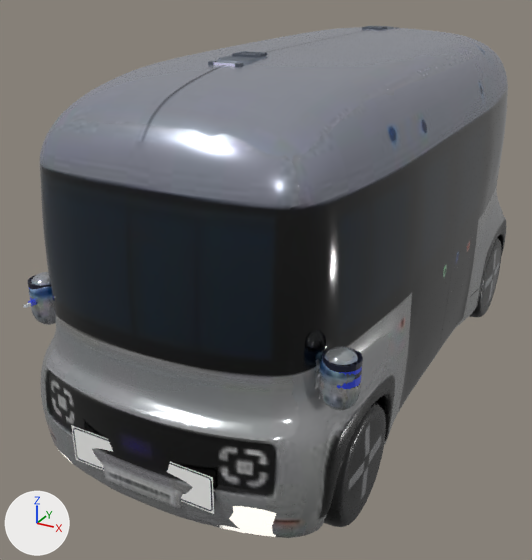
A saved change to the glTF model apps/acu_lidar_console/assets/roii_scene.glb.
The view is the same before and after, from a 50 mm lens placed at (1.86, -4.15, 2.61), pointed at (-0.24, -0.33, 0.7). Arrows for +X, +Y and +Z are at lower left; the lights stay in place. The first picture is the older version. Where no turn or scale is listed for an object, it has been applied to the vertices. Vertices at exactly the same position are counted once.

The first picture shows 'FASCIA_FRONT', 'FLOOR', 'LAMP_FRONT', 'PLATE', 'ROOF', 'SIDE_L', 'SIDE_R', 'WHEEL_FR', 'WHEEL_RR' and 6 more.
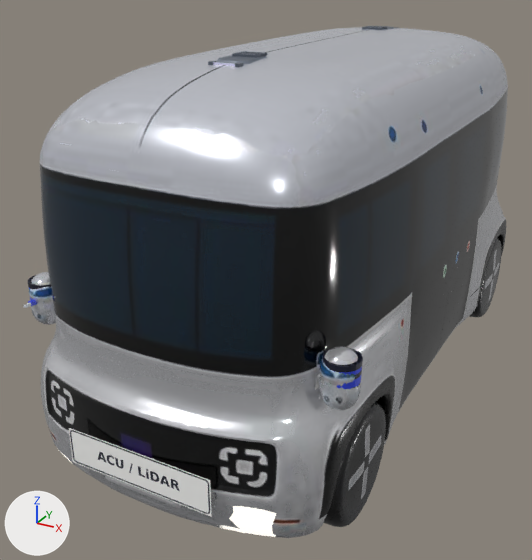
Edits to the bpy script that builds the scene:
```text
Add img_basecolor:
    img_basecolor = load_image('baseColor', '_unpacked/baseColor', 1024, 1024, 'sRGB')
Add img_orm:
    img_orm = load_image('orm', '_unpacked/orm', 512, 512, 'Non-Color')
Change mat_part_fascia_front:
    where n2 = _N.new('ShaderNodeTexImage'); n2.name = 'Image Texture'
    n2.image: img_image_1 -> img_basecolor
    where n4 = _N.new('ShaderNodeTexImage'); n4.name = 'Image Texture.001'
    n4.image: img_image_0 -> img_orm
Change mat_part_roof:
    where n2 = _N.new('ShaderNodeTexImage'); n2.name = 'Image Texture'
    n2.image: img_image_1 -> img_basecolor
    where n4 = _N.new('ShaderNodeTexImage'); n4.name = 'Image Texture.001'
    n4.image: img_image_0 -> img_orm
Change mat_part_side_r:
    where n2 = _N.new('ShaderNodeTexImage'); n2.name = 'Image Texture'
    n2.image: img_image_1 -> img_basecolor
    where n4 = _N.new('ShaderNodeTexImage'); n4.name = 'Image Texture.001'
    n4.image: img_image_0 -> img_orm
Change me_plate:
    used by ob_plate; location = (0.0, 0.0, 0.0)
    remove me_plate.from_pydata(...)  # 4 vertices, 2 faces; spans x -0.405..0.405, y -1.985, z 0.333..0.536
    add me_plate.from_pydata(...)  # 4 vertices, 2 faces; spans x -0.405..0.405, y -2.006, z 0.333..0.536
    me_plate part 1: the whole mesh is moved by (0.0, -0.021, 0.0)
```

Boxes (x1, y1, x2, y2) around the edits, measured in the pictures (532 x 560 px):
'FASCIA_FRONT', surface changed (lighter)
    both: (29, 118, 361, 538)
'SIDE_R', surface changed (lighter)
    both: (287, 51, 508, 535)
'ROOF', surface changed (lighter)
    both: (50, 27, 495, 162)
'PLATE', mesh moved
    before: (71, 425, 214, 514)
    after: (69, 428, 212, 517)
